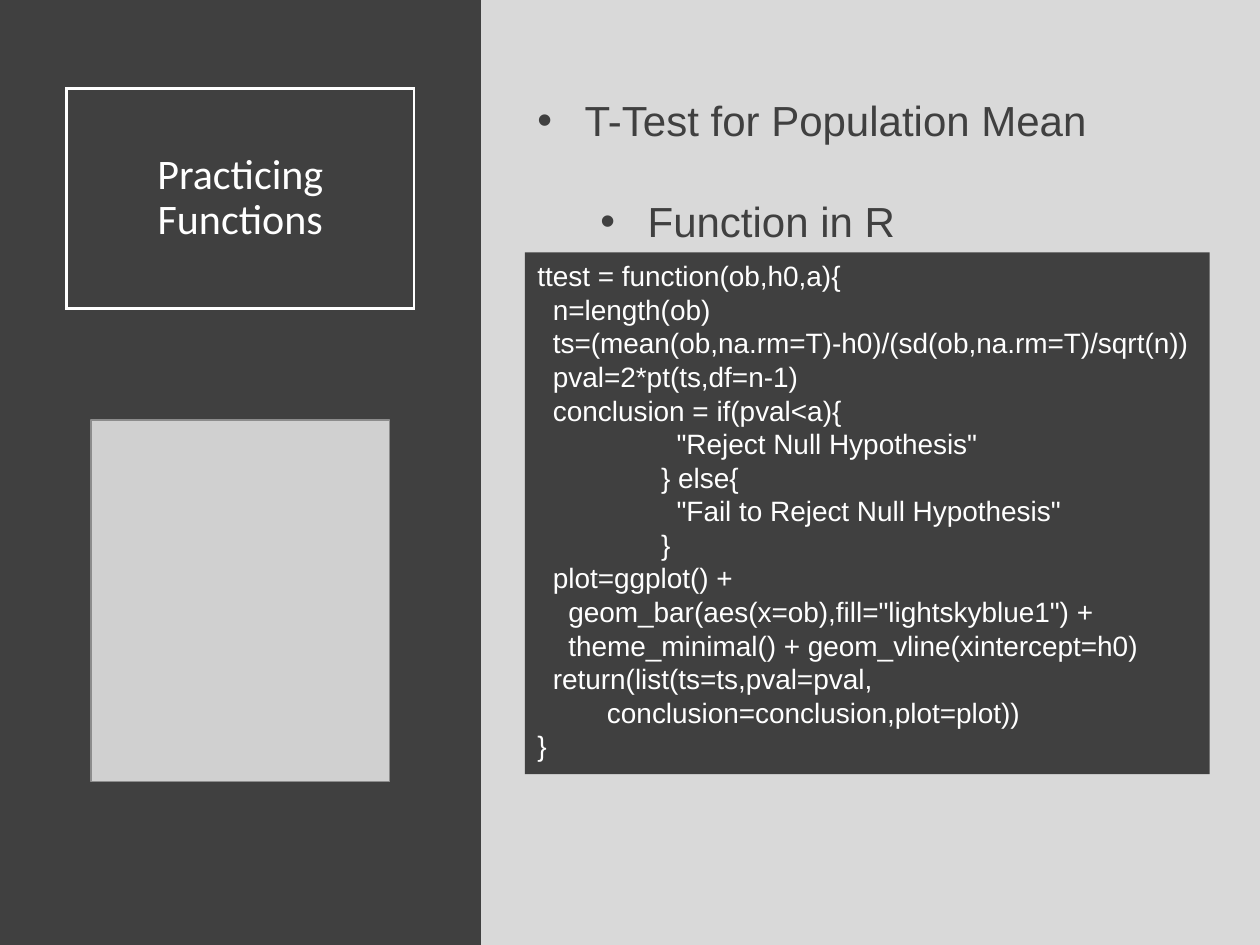
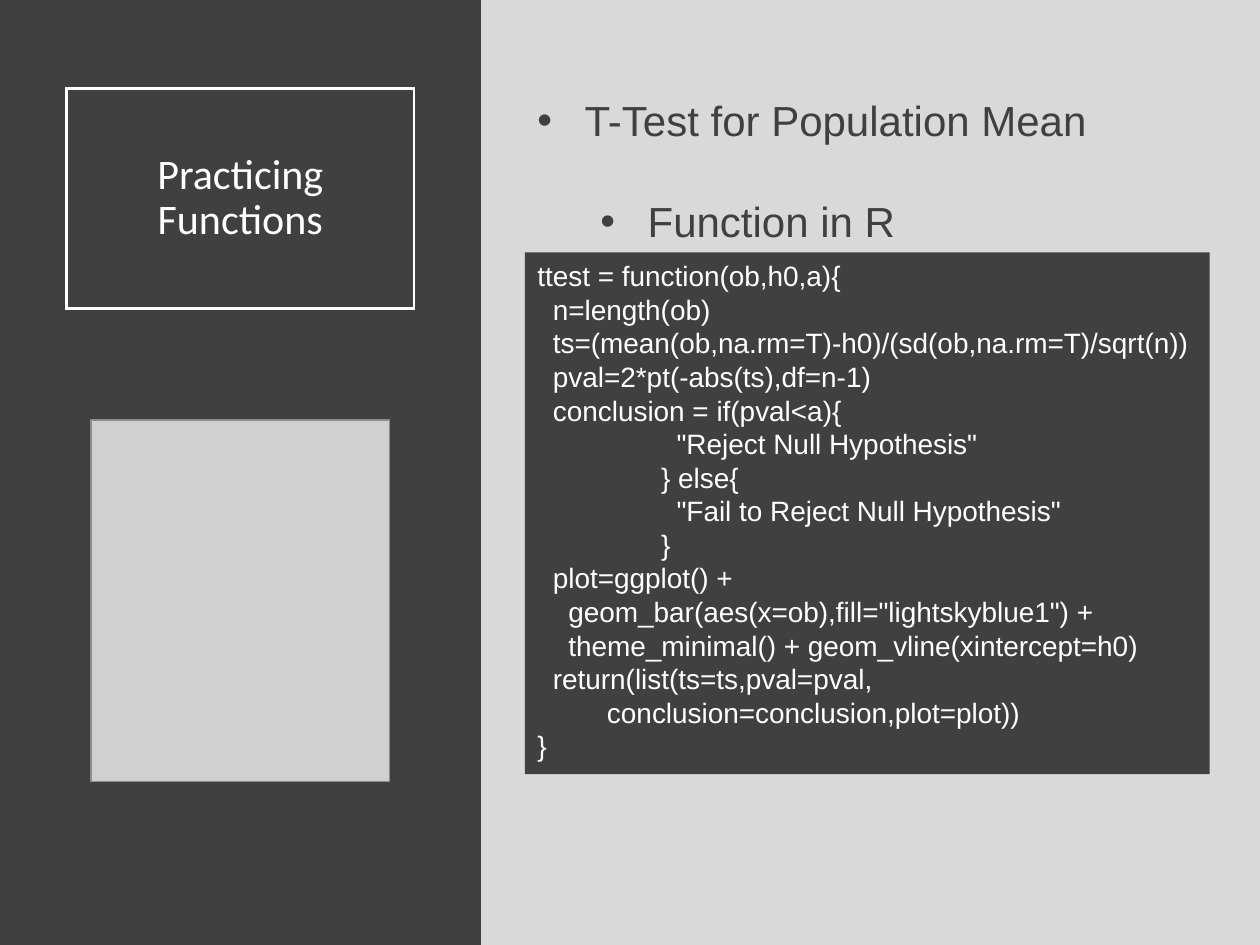
Before and after one commit to Yixf-Self/STOR320_WEBSITE, a slide deck: slide 14 of Lecture/Lecture 20/Lecture 20.pptx. Drawn at 1260x945 pixels with LibreOffice and Linux fonts; fonts in the diff are those of the drawing; grey boxes stand for pictures. Boxes give left, top, right and bottom in pixels: in the first picture for what was removed or moved away, otherwise in the second. Text is boxed around its words. In the diff, an @@ line names an element or a change of style, - is before the commit and + after.

```diff
--- a/Lecture/Lecture 20/Lecture 20.pptx
+++ b/Lecture/Lecture 20/Lecture 20.pptx
@@ text in rectangle at bbox=[553, 366, 871, 392]: text changed @@
-pval=2*pt(ts,df=n-1)
+pval=2*pt(-abs(ts),df=n-1)
```
Also in this commit, not shown: 12 other files.
